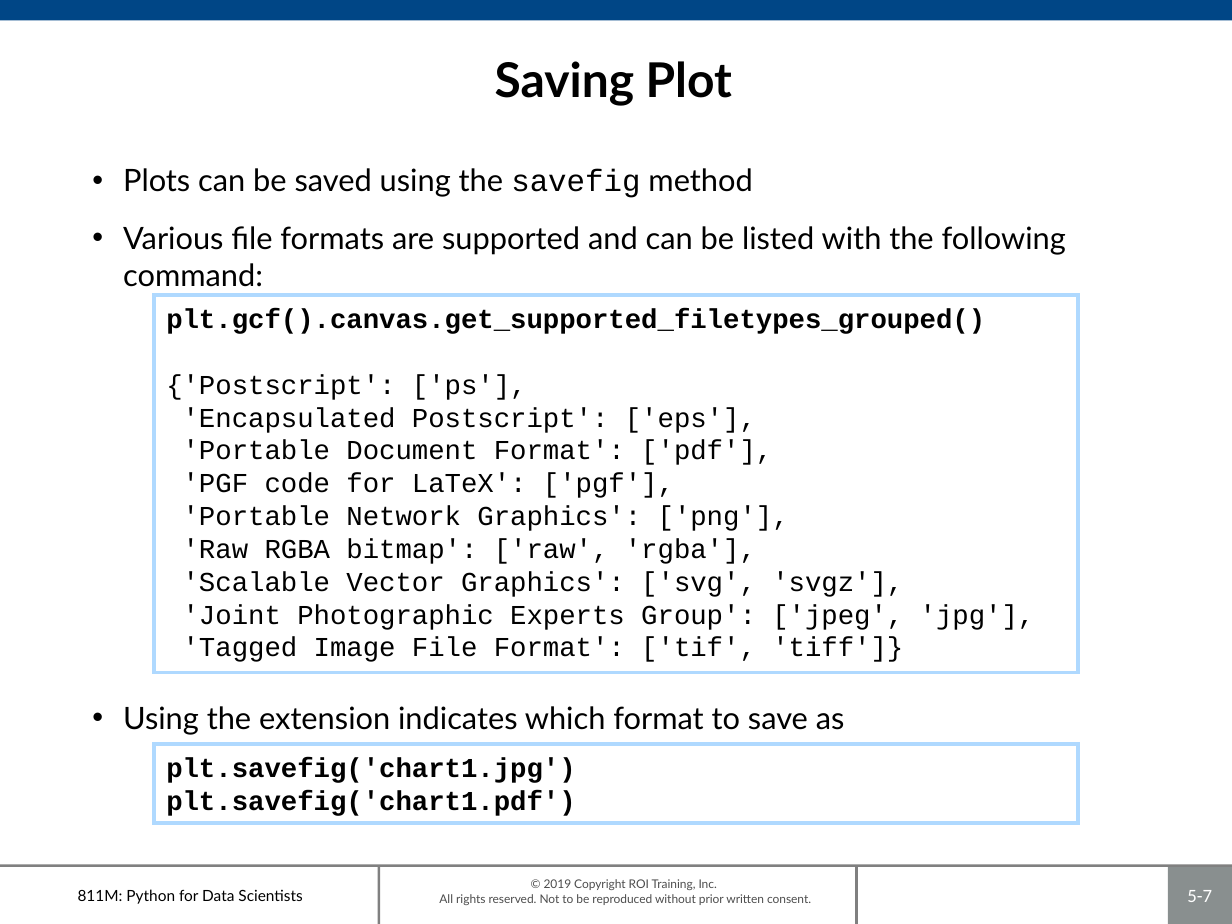
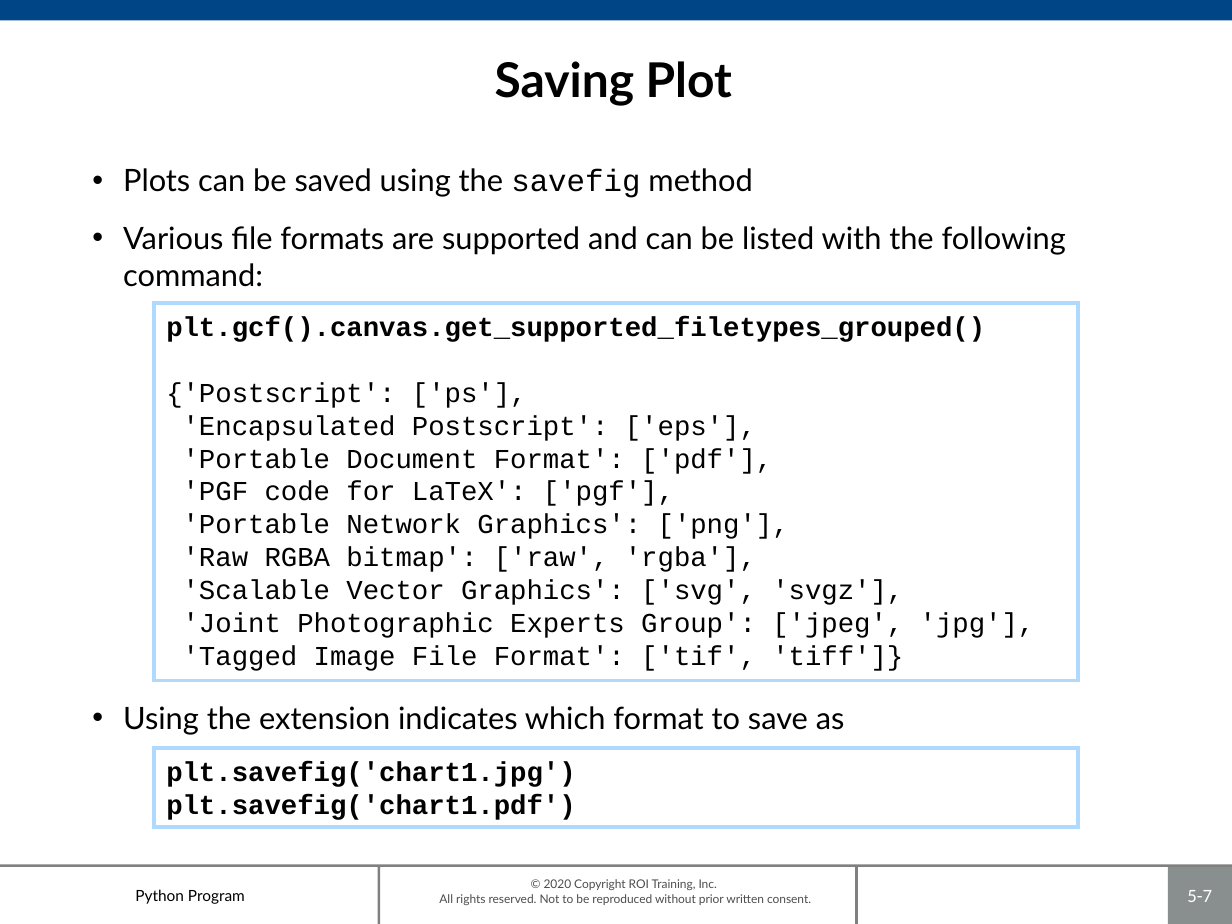
Before and after one commit to roitraining/PythonProgram, a slide deck: slide 7 of Day5-Plotting/Ch05-PlottingAndVisualization.pptx. Drawn at 1232x924 pixels with LibreOffice and Linux fonts; fonts in the diff are those of the drawing; background and template pictures are left out. Boxes give left, top, right and bottom in pixels: in the first picture for what was removed or moved away, otherwise in the second. Text is boxed around its words. In the diff, an @@ line names an element or a change of style, - is before the commit and + after.

```diff
--- a/Day5-Plotting/Ch05-PlottingAndVisualization.pptx
+++ b/Day5-Plotting/Ch05-PlottingAndVisualization.pptx
@@ rectangle "plt.gcf().canvas.get_supported_filetypes_grouped()" moved from (x1=154, y1=296, x2=1078, y2=673) to (x1=154, y1=303, x2=1078, y2=680) @@
@@ rectangle "plt.savefig('chart1.jpg')" moved from (x1=154, y1=744, x2=1078, y2=823) to (x1=154, y1=748, x2=1078, y2=827) @@
@@ text at (x1=135, y1=889, x2=245, y2=904): text changed @@
-811M: Python for Data Scientists
+Python Program
@@ text at (x1=439, y1=879, x2=811, y2=905): text changed @@
-© 2019 Copyright ROI Training, Inc.
-All rights reserved. Not to be reproduced without prior written consent.
+© 2020 Copyright ROI Training, Inc.
+All rights reserved. Not to be reproduced without prior written consent.
```
Also in this commit, not shown: 31 other slides changed, 1 other file.
